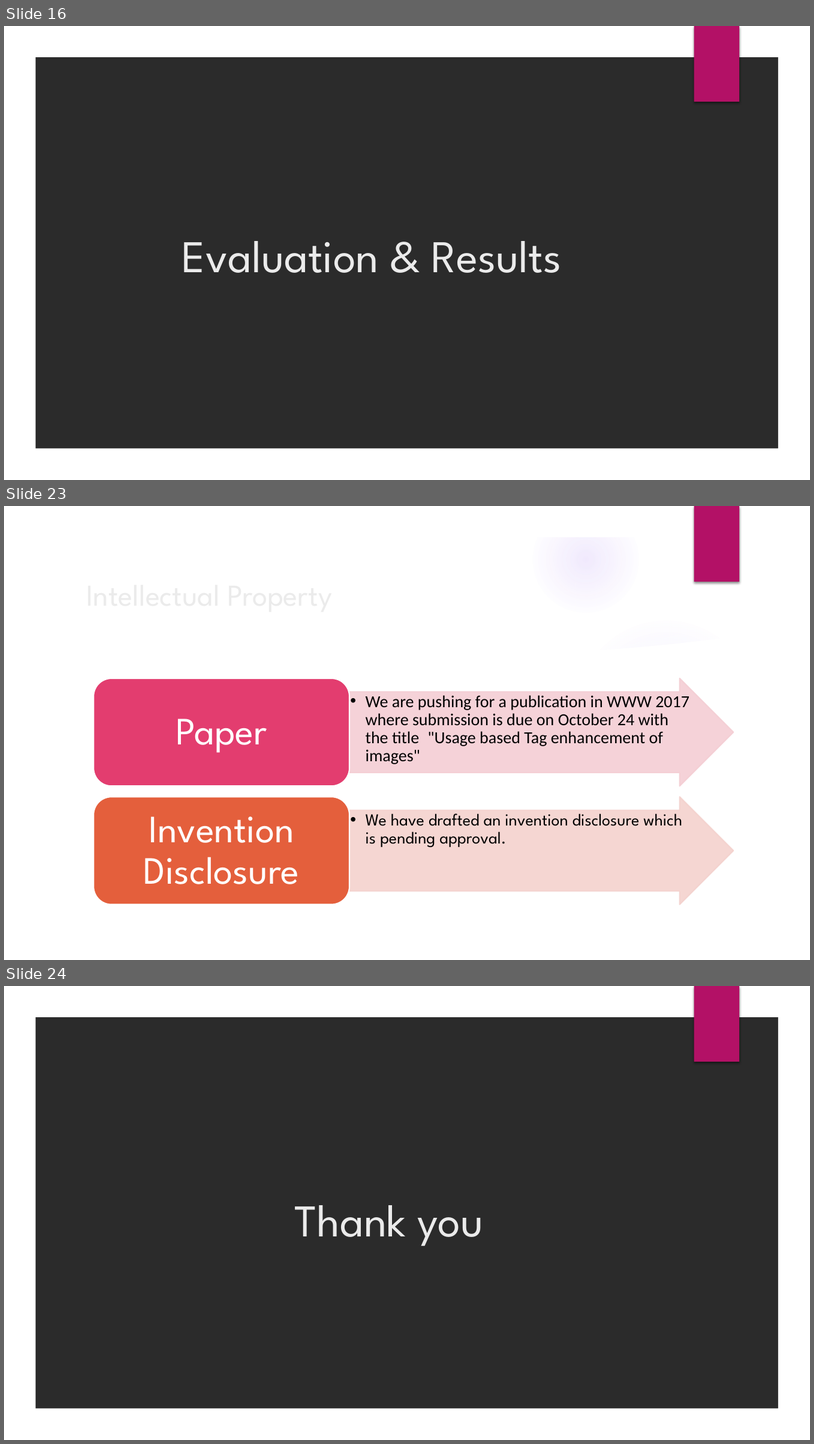
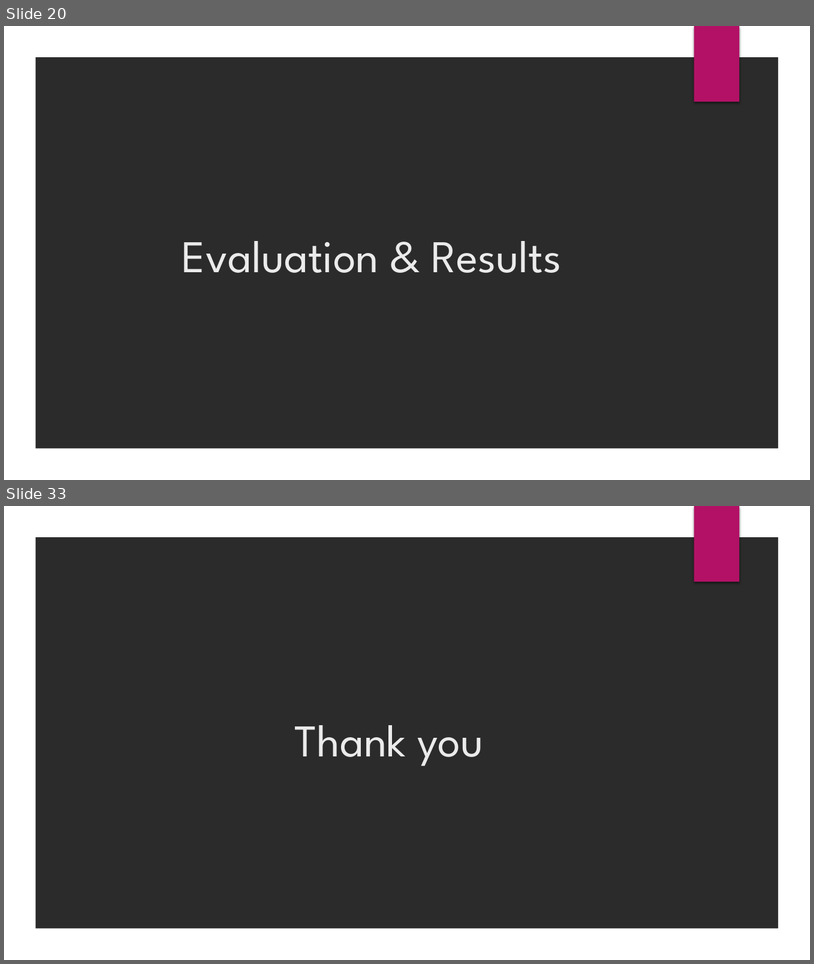
Before and after one commit to saurabhvermaaaa/Adobe-Internship, a slide deck: Internship 2016.pptx. Shown one above the other, each under a label of ours: slides 16, 23 and 24 before the commit, slides 20 and 33 after it; the slides between them are not shown. The pictures are 814x1444 and 814x964 pixels, drawn with LibreOffice and Linux fonts; fonts in the diff are those of the drawing; background and template pictures are left out; a plain dark background stands for a picture behind light text. Boxes give left, top, right and bottom in pixels: in the first picture for what was removed or moved away, otherwise in the second. Text is boxed around its words. In the diff, an @@ line names an element or a change of style, - is before the commit and + after.

Commit message:
Update after paper

```diff
--- a/Internship 2016.pptx
+++ b/Internship 2016.pptx
@@ slide 23 removed at [4, 506, 810, 960], background picture (left out); not listed: 2 template elements that a slide beside it also shows @@
@@ title removed at [80, 570, 660, 617] @@
-Intellectual Property
@@ group removed at [4, 507, 785, 960]: 5 ellipses, 2 freeform shapes @@
@@ group removed at [93, 678, 734, 904]: 4 texts, 2 right arrows, 2 rounded rectangles @@
-  • We are pushing for a publication in WWW 2017 where submission is due on October 24 with the title "Usage based Tag enhancement of images"
-Paper
-  • We have drafted an invention disclosure which is pending approval.
-Invention Disclosure
@@ what was slide 16 is now slide 20 @@
@@ what was slide 24 is now slide 33 @@
```
Also in this commit, not shown: 5 slides changed, 15 slides added, 5 other slides removed, 9 other files.
